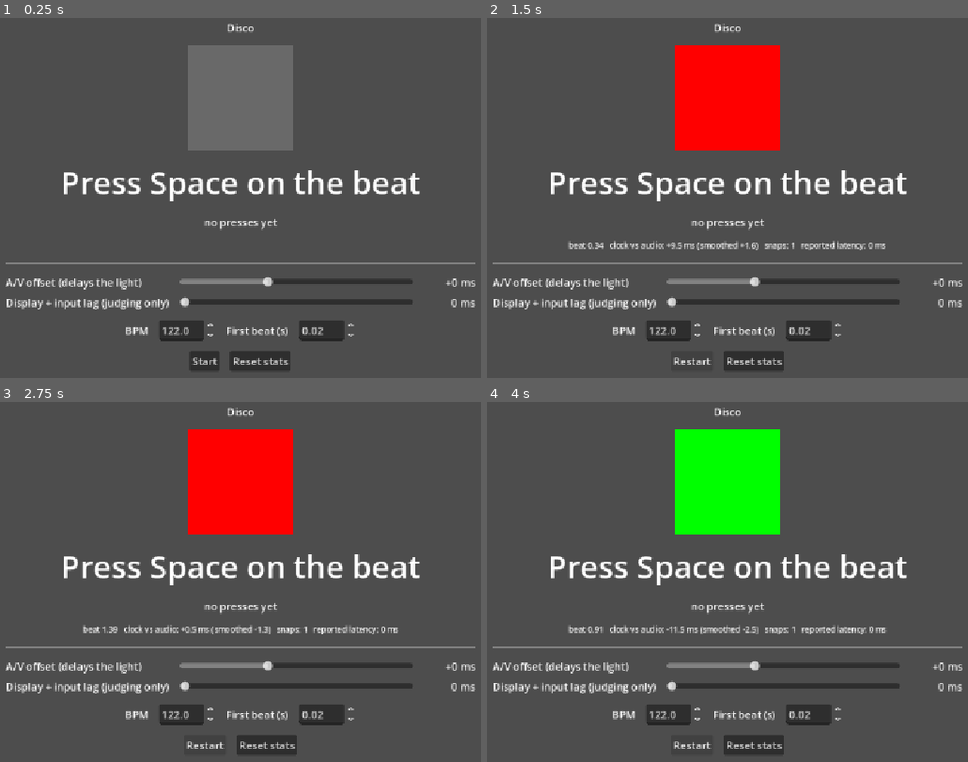
Above: before the commit, frames 1-4 (two rows, left to right).
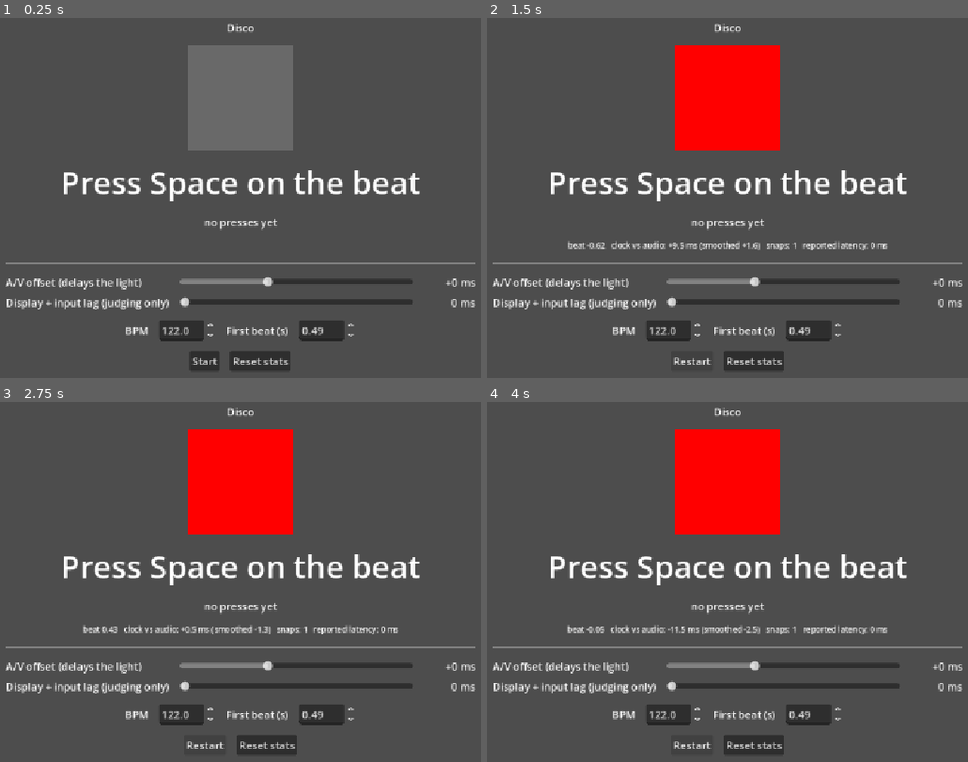
Above: after the commit, the same moments.

Repository: Helpsypoo/groovinator
Game: Godot game, scene res://scenes/beat_test.tscn
Same seed, same stepped clock (60 frames per second), same inputs: the game is played once before the commit and once after it. Sound files missing from this copy of the repository are replaced by a short silence.
Inputs:
- Up to frame 1 (0.25 s): no input
- Up to frame 2 (1.5 s): click "Reset stats" at 0.5 s; click "Start" at 1.25 s
- Up to frame 3 (2.75 s): click "Restart" at 2 s
- Up to frame 4 (4 s): click "Restart" at 2.75 s; click "Restart" at 3.5 s

The runs differ from the first frame. In frame 1, less than 0.1% of the frame differs, in the area x 64-68%, y 85-89%; in frame 2, 0.8%; in frame 3, less than 0.1%; in frame 4, 7.2%, in the area x 16-84%, y 7-89%.

Commit message:
Adjust the visual indicator and disco song params

Diff:
--- a/scenes/beat_test.gd
+++ b/scenes/beat_test.gd
@@ -10,7 +10,7 @@
 	{"name": "Okay", "window": 0.120},
 ]
 # The light is green inside this tier's window, yellow inside the last tier's, red outside.
-const GREEN_TIER := 2
+const GREEN_TIER := 0
 
 @export var song: SongData
 
@@ -72,8 +72,6 @@
 	var error := absf(_error_to_nearest_beat(_clock.get_song_time() - av_offset))
 	if error <= TIERS[GREEN_TIER].window:
 		_light.color = Color.GREEN
-	elif error <= TIERS[-1].window:
-		_light.color = Color.YELLOW
 	else:
 		_light.color = Color.RED
 
--- a/scenes/beat_test.tscn
+++ b/scenes/beat_test.tscn
@@ -1,10 +1,10 @@
-[gd_scene load_steps=4 format=3]
+[gd_scene format=3 uid="uid://c3h6l3h0r6xo4"]
 
-[ext_resource type="Script" path="res://scenes/beat_test.gd" id="1_script"]
-[ext_resource type="Script" path="res://core/song_clock.gd" id="2_clock"]
+[ext_resource type="Script" uid="uid://dbusjriyouom2" path="res://scenes/beat_test.gd" id="1_script"]
+[ext_resource type="Script" uid="uid://bwfgm58ki0gk6" path="res://core/song_clock.gd" id="2_clock"]
 [ext_resource type="Resource" path="res://songs/disco.tres" id="3_song"]
 
-[node name="BeatTest" type="Control"]
+[node name="BeatTest" type="Control" unique_id=459559189]
 layout_mode = 3
 anchors_preset = 15
 anchor_right = 1.0
@@ -14,11 +14,11 @@
 script = ExtResource("1_script")
 song = ExtResource("3_song")
 
-[node name="SongClock" type="Node" parent="."]
+[node name="SongClock" type="Node" parent="." unique_id=753153340]
 unique_name_in_owner = true
 script = ExtResource("2_clock")
 
-[node name="Center" type="CenterContainer" parent="."]
+[node name="Center" type="CenterContainer" parent="." unique_id=1960298608]
 layout_mode = 1
 anchors_preset = 15
 anchor_right = 1.0
@@ -26,56 +26,56 @@
 grow_horizontal = 2
 grow_vertical = 2
 
-[node name="VBox" type="VBoxContainer" parent="Center"]
+[node name="VBox" type="VBoxContainer" parent="Center" unique_id=550167069]
 custom_minimum_size = Vector2(720, 0)
 layout_mode = 2
 theme_override_constants/separation = 16
 
-[node name="TitleLabel" type="Label" parent="Center/VBox"]
+[node name="TitleLabel" type="Label" parent="Center/VBox" unique_id=1110004390]
 unique_name_in_owner = true
 layout_mode = 2
 text = "Song"
 horizontal_alignment = 1
 
-[node name="Light" type="ColorRect" parent="Center/VBox"]
+[node name="Light" type="ColorRect" parent="Center/VBox" unique_id=11815003]
 unique_name_in_owner = true
 custom_minimum_size = Vector2(160, 160)
 layout_mode = 2
 size_flags_horizontal = 4
 color = Color(0.41, 0.41, 0.41, 1)
 
-[node name="JudgmentLabel" type="Label" parent="Center/VBox"]
+[node name="JudgmentLabel" type="Label" parent="Center/VBox" unique_id=852156795]
 unique_name_in_owner = true
 layout_mode = 2
 theme_override_font_sizes/font_size = 48
 text = "Press Space on the beat"
 horizontal_alignment = 1
 
-[node name="StatsLabel" type="Label" parent="Center/VBox"]
+[node name="StatsLabel" type="Label" parent="Center/VBox" unique_id=480075964]
 unique_name_in_owner = true
 layout_mode = 2
 horizontal_alignment = 1
 
-[node name="ClockLabel" type="Label" parent="Center/VBox"]
+[node name="ClockLabel" type="Label" parent="Center/VBox" unique_id=2035328736]
 unique_name_in_owner = true
 layout_mode = 2
 theme_override_font_sizes/font_size = 12
 horizontal_alignment = 1
 
-[node name="Separator" type="HSeparator" parent="Center/VBox"]
+[node name="Separator" type="HSeparator" parent="Center/VBox" unique_id=1817607368]
 layout_mode = 2
 
-[node name="Grid" type="GridContainer" parent="Center/VBox"]
+[node name="Grid" type="GridContainer" parent="Center/VBox" unique_id=703798399]
 layout_mode = 2
 theme_override_constants/h_separation = 16
 theme_override_constants/v_separation = 8
 columns = 3
 
-[node name="AvLabel" type="Label" parent="Center/VBox/Grid"]
+[node name="AvLabel" type="Label" parent="Center/VBox/Grid" unique_id=209540487]
 layout_mode = 2
 text = "A/V offset (delays the light)"
 
-[node name="AvSlider" type="HSlider" parent="Center/VBox/Grid"]
+[node name="AvSlider" type="HSlider" parent="Center/VBox/Grid" unique_id=260726249]
 unique_name_in_owner = true
 layout_mode = 2
 size_flags_horizontal = 3
@@ -85,17 +85,17 @@
 max_value = 500.0
 step = 5.0
 
-[node name="AvValue" type="Label" parent="Center/VBox/Grid"]
+[node name="AvValue" type="Label" parent="Center/VBox/Grid" unique_id=2026350891]
 unique_name_in_owner = true
 custom_minimum_size = Vector2(80, 0)
 layout_mode = 2
 horizontal_alignment = 2
 
-[node name="InputLabel" type="Label" parent="Center/VBox/Grid"]
+[node name="InputLabel" type="Label" parent="Center/VBox/Grid" unique_id=84256575]
 layout_mode = 2
 text = "Display + input lag (judging only)"
 
-[node name="InputSlider" type="HSlider" parent="Center/VBox/Grid"]
+[node name="InputSlider" type="HSlider" parent="Center/VBox/Grid" unique_id=793250805]
 unique_name_in_owner = true
 layout_mode = 2
 size_flags_horizontal = 3
@@ -104,22 +104,22 @@
 max_value = 200.0
 step = 5.0
 
-[node name="InputValue" type="Label" parent="Center/VBox/Grid"]
+[node name="InputValue" type="Label" parent="Center/VBox/Grid" unique_id=801692389]
 unique_name_in_owner = true
 custom_minimum_size = Vector2(80, 0)
 layout_mode = 2
 horizontal_alignment = 2
 
-[node name="Authoring" type="HBoxContainer" parent="Center/VBox"]
+[node name="Authoring" type="HBoxContainer" parent="Center/VBox" unique_id=2045505143]
 layout_mode = 2
 theme_override_constants/separation = 16
 alignment = 1
 
-[node name="BpmLabel" type="Label" parent="Center/VBox/Authoring"]
+[node name="BpmLabel" type="Label" parent="Center/VBox/Authoring" unique_id=869965511]
 layout_mode = 2
 text = "BPM"
 
-[node name="BpmSpin" type="SpinBox" parent="Center/VBox/Authoring"]
+[node name="BpmSpin" type="SpinBox" parent="Center/VBox/Authoring" unique_id=841259998]
 unique_name_in_owner = true
 layout_mode = 2
 min_value = 30.0
@@ -127,29 +127,29 @@
 step = 0.01
 value = 120.0
 
-[node name="FirstBeatLabel" type="Label" parent="Center/VBox/Authoring"]
+[node name="FirstBeatLabel" type="Label" parent="Center/VBox/Authoring" unique_id=1814910171]
 layout_mode = 2
 text = "First beat (s)"
 
-[node name="FirstBeatSpin" type="SpinBox" parent="Center/VBox/Authoring"]
+[node name="FirstBeatSpin" type="SpinBox" parent="Center/VBox/Authoring" unique_id=735413997]
 unique_name_in_owner = true
 layout_mode = 2
 min_value = -5.0
 max_value = 30.0
 step = 0.005
 
-[node name="Buttons" type="HBoxContainer" parent="Center/VBox"]
+[node name="Buttons" type="HBoxContainer" parent="Center/VBox" unique_id=1396253003]
 layout_mode = 2
 theme_override_constants/separation = 16
 alignment = 1
 
-[node name="StartButton" type="Button" parent="Center/VBox/Buttons"]
+[node name="StartButton" type="Button" parent="Center/VBox/Buttons" unique_id=1790615873]
 unique_name_in_owner = true
 layout_mode = 2
 focus_mode = 0
 text = "Start"
 
-[node name="ResetStatsButton" type="Button" parent="Center/VBox/Buttons"]
+[node name="ResetStatsButton" type="Button" parent="Center/VBox/Buttons" unique_id=320669657]
 unique_name_in_owner = true
 layout_mode = 2
 focus_mode = 0
--- a/songs/disco.tres
+++ b/songs/disco.tres
@@ -1,11 +1,11 @@
-[gd_resource type="Resource" script_class="SongData" load_steps=3 format=3]
+[gd_resource type="Resource" script_class="SongData" format=3 uid="uid://pvi6p53op4o1"]
 
-[ext_resource type="Script" path="res://songs/song_data.gd" id="1_script"]
-[ext_resource type="AudioStream" path="res://Tracks/atlasaudio-disco-518074.mp3" id="2_stream"]
+[ext_resource type="Script" uid="uid://ipo7nfyi4rub" path="res://songs/song_data.gd" id="1_script"]
+[ext_resource type="AudioStream" uid="uid://bh4c3cxh5gjkx" path="res://Tracks/atlasaudio-disco-518074.mp3" id="2_stream"]
 
 [resource]
 script = ExtResource("1_script")
 title = "Disco"
 stream = ExtResource("2_stream")
 bpm = 122.0
-first_beat_offset = 0.02
+first_beat_offset = 0.492
